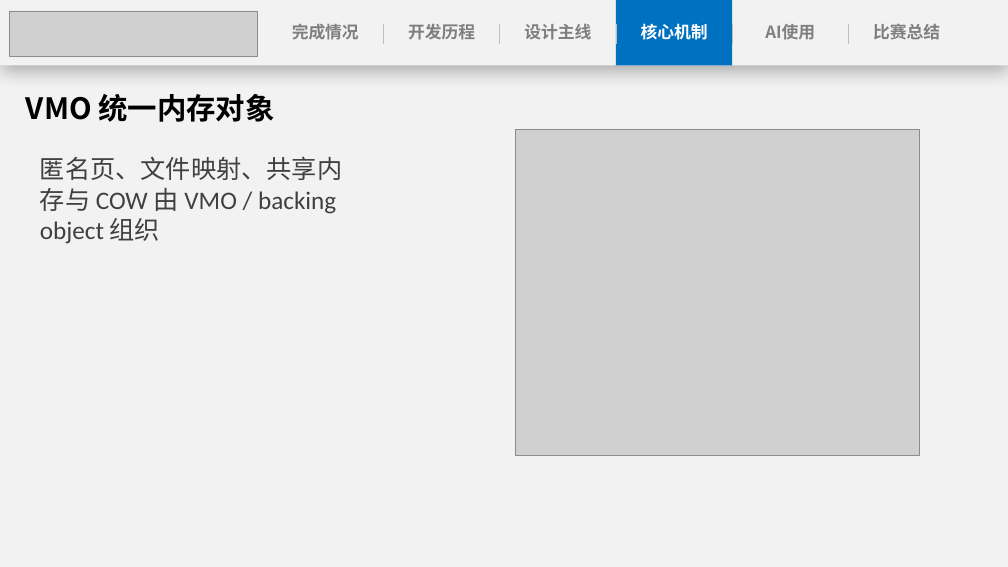
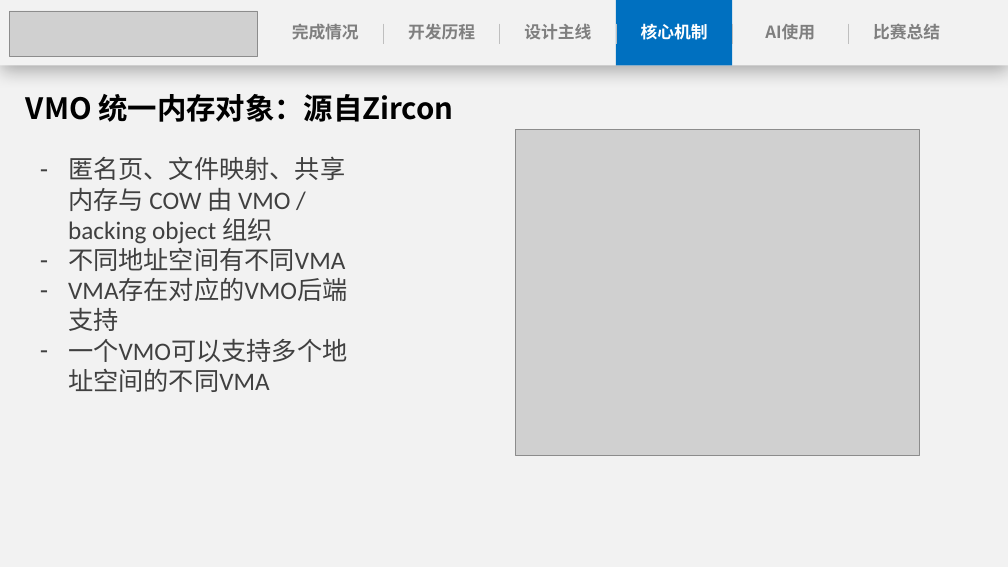
Before and after one commit to anemone-os/anemone, a slide deck: slide 16 of report/ppt/Anemone决赛演示文稿.pptx (slide 17 before the commit). Drawn at 1008x567 pixels with LibreOffice and Linux fonts; fonts in the diff are those of the drawing; grey boxes stand for pictures. Boxes give left, top, right and bottom in pixels: in the first picture for what was removed or moved away, otherwise in the second. Text is boxed around its words. In the diff, an @@ line names an element or a change of style, - is before the commit and + after.

```diff
--- a/report/ppt/Anemone决赛演示文稿.pptx
+++ b/report/ppt/Anemone决赛演示文稿.pptx
@@ text at (26,94,453,122): text changed @@
-VMO 统一内存对象
+VMO 统一内存对象：源自Zircon
@@ text at (68,156,345,244): bullet none to - @@
@@ text at (68,243,347,362): paragraphs added @@
+– 不同地址空间有不同VMA
+– VMA存在对应的VMO后端支持
+– 一个VMO可以支持多个地址空间的不同VMA
```
Also in this commit, not shown: 20 other slides changed, 1 slide added, 8 slides removed.
